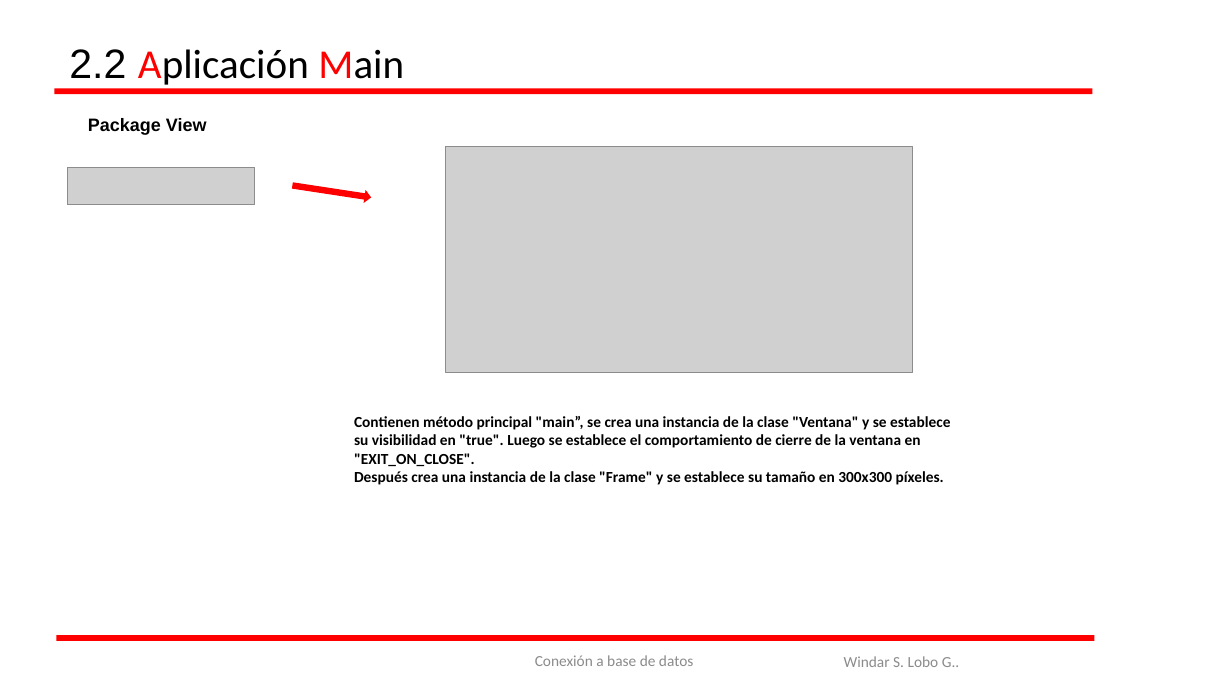
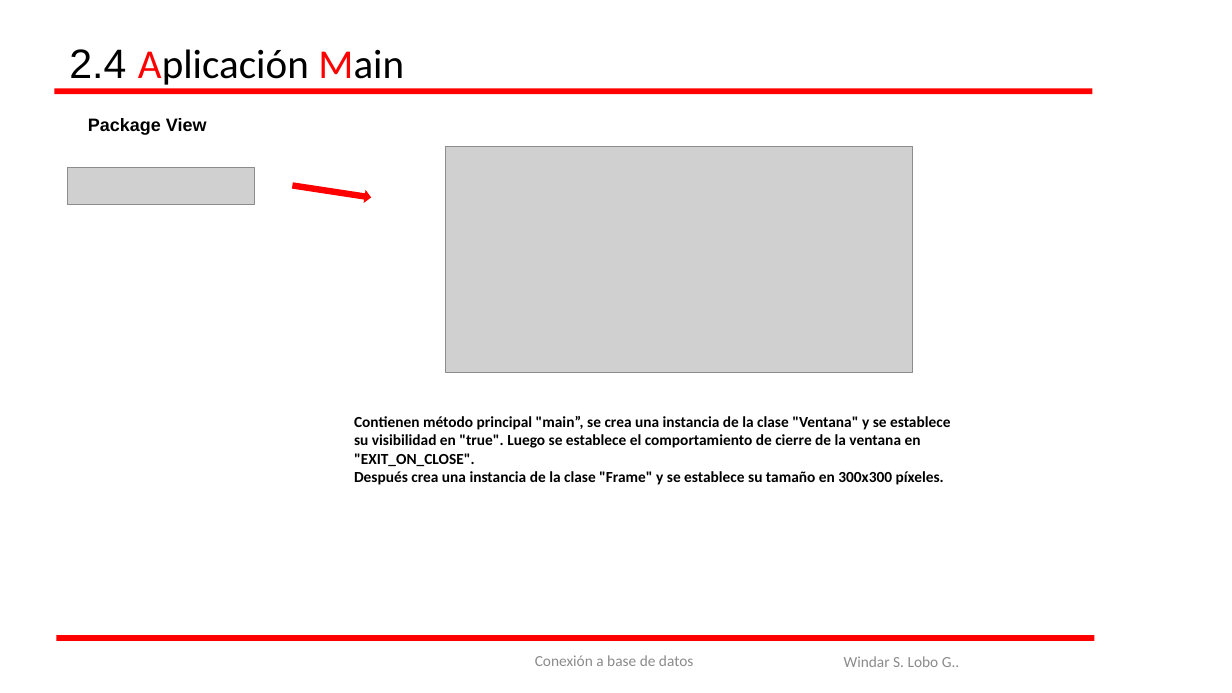
Before and after one commit to WindaLobo/Programacion, a slide deck: slide 18 of Programacion_3_Evaluacion/ConexionSql/BaseDeDatos.pptx (slide 11 before the commit). Drawn at 1232x693 pixels with LibreOffice and Linux fonts; fonts in the diff are those of the drawing; grey boxes stand for pictures. Boxes give left, top, right and bottom in pixels: in the first picture for what was removed or moved away, otherwise in the second. Text is boxed around its words. In the diff, an @@ line names an element or a change of style, - is before the commit and + after.

```diff
--- a/Programacion_3_Evaluacion/ConexionSql/BaseDeDatos.pptx
+++ b/Programacion_3_Evaluacion/ConexionSql/BaseDeDatos.pptx
@@ text at box(69, 49, 404, 89): text changed @@
-2.2 Aplicación Main
+2.4 Aplicación Main
```
Also in this commit, not shown: 7 other slides changed, 8 slides added, 1 slide removed.
